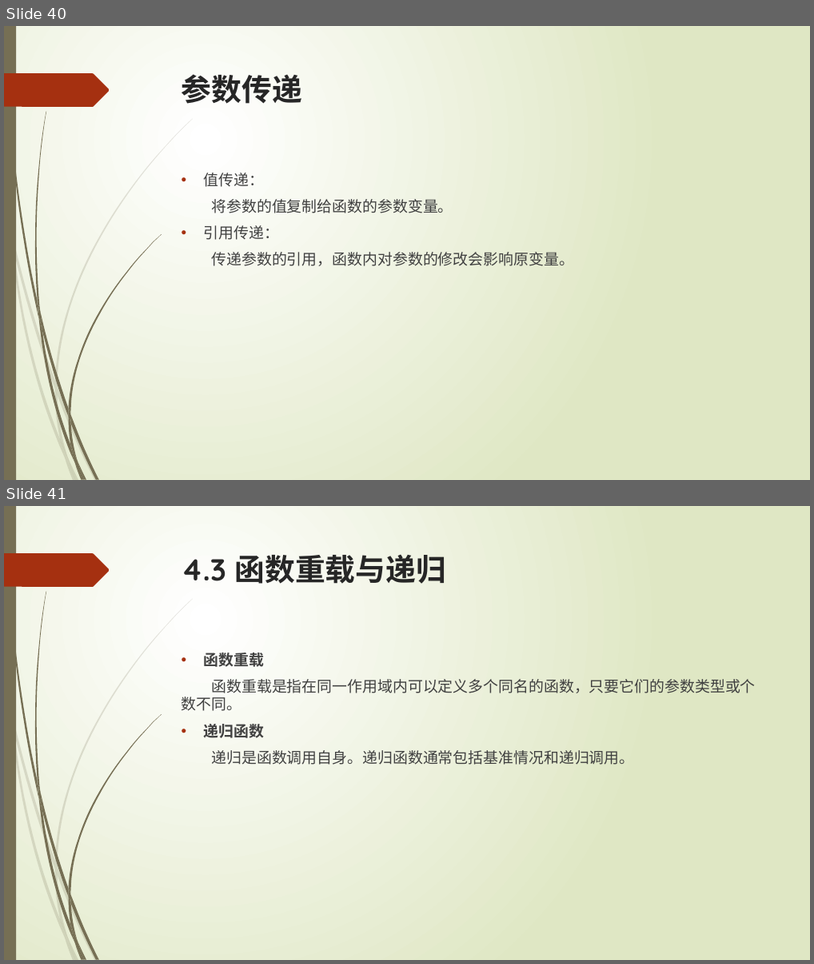
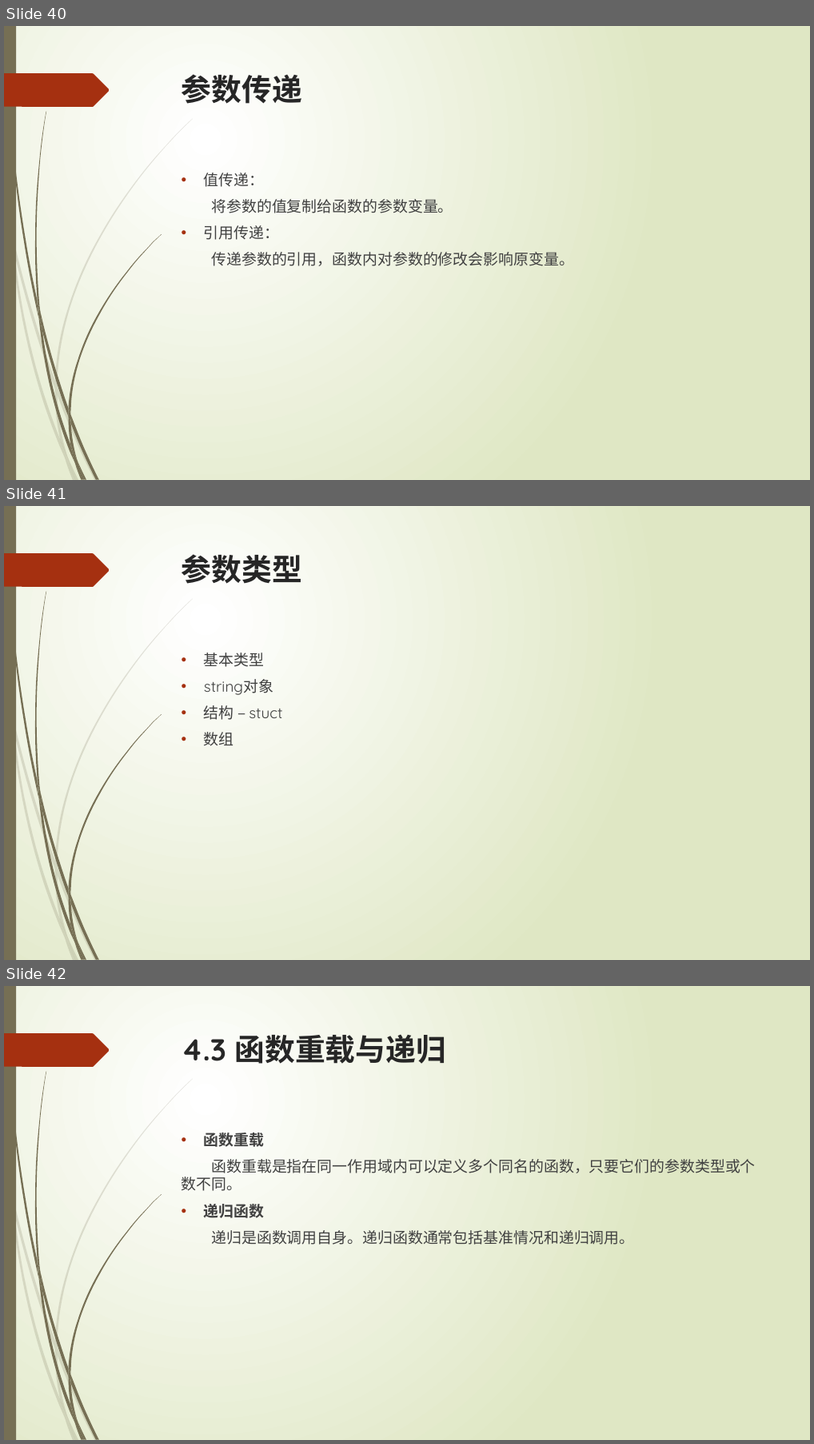
Before and after one commit to liuty2006/learn, a slide deck: learn_cpp/docs/C++语言培训.pptx. Shown one above the other, each under a label of ours: slides 40 and 41 before the commit, slides 40, 41 and 42 after it. The pictures are 814x964 and 814x1444 pixels, drawn with LibreOffice and Linux fonts; fonts in the diff are those of the drawing. Boxes give left, top, right and bottom in pixels: in the first picture for what was removed or moved away, otherwise in the second. Text is boxed around its words. In the diff, an @@ line names an element or a change of style, - is before the commit and + after.

```diff
--- a/learn_cpp/docs/C++语言培训.pptx
+++ b/learn_cpp/docs/C++语言培训.pptx
@@ slide 41 added at <box>4,506,810,960</box>, background gradient #FFFFFF to #DFE8C4; not listed: 24 template elements that a slide beside it also shows @@
@@ title added at <box>182,554,302,584</box>, 36 pt, text #262626, bold @@
+参数类型
@@ text added at <box>204,652,282,746</box>, 18 pt, text #404040 @@
+• 基本类型
+• string对象
+• 结构 – stuct
+• 数组
@@ what was slide 41 is now slide 42 @@
```
Also in this commit, not shown: 5 other files.
